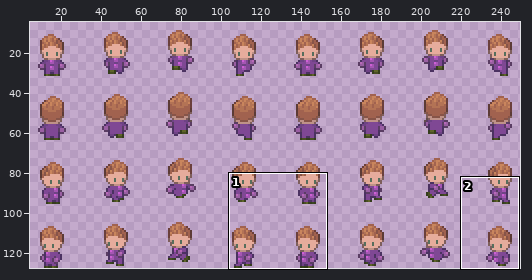
Sprite sheet: frontend/public/assets/walk/walk_purple.png. The picture above shows the old version from afar; the outline marks the close-up.
Close-up. Earlier state:
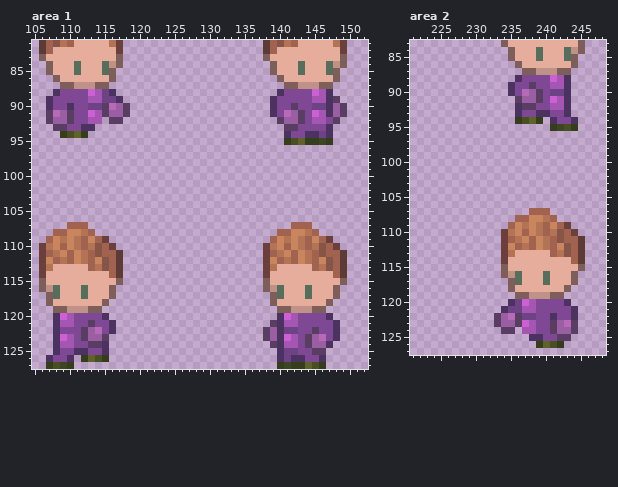
The file is 256x128 pixels. Shown: area 1: x 105..152, y 81..127; area 2: x 221..248, y 83..127. The wide view leaves out empty margins. The commit also changed other parts of the picture, which this record leaves out.
Once edited:
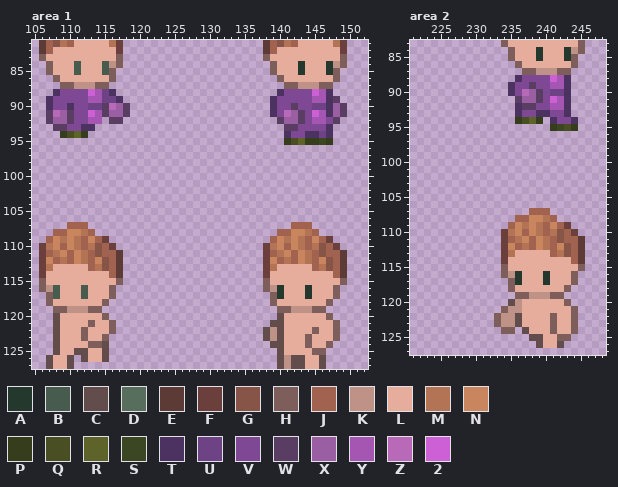
Palette (. is transparent): A #24382d  B #475c4e  C #634d4c  D #576e5c  E #5c3b36  F #6b403c  G #875448  H #7d5e5b  J #a1624f  K #bf9288  L #e6ac9c  M #b37355  N #c9855d  P #353d1c  Q #494f23  R #5e6429  S #3a4722  T #4b3261  U #6e4385  V #7f4894  W #5a3d63  X #9a5fa3  Y #a556b3  Z #b869b8  2 #ce60d6
The exact change:
{"where": "area 1"}
{"y":84,"x":111,"old":"D","new":"B"}
{"y":84,"x":115,"old":"D","new":"B"}
{"y":84,"x":143,"old":"D","new":"A"}
{"y":84,"x":147,"old":"D","new":"A"}
{"y":85,"x":111,"old":"D","new":"B"}
{"y":85,"x":115,"old":"D","new":"B"}
{"y":85,"x":143,"old":"D","new":"A"}
{"y":85,"x":147,"old":"D","new":"A"}
{"y":116,"x":108,"old":"D","new":"B"}
{"y":116,"x":112,"old":"D","new":"B"}
{"y":116,"x":140,"old":"D","new":"A"}
{"y":116,"x":144,"old":"D","new":"A"}
{"y":117,"x":108,"old":"D","new":"B"}
{"y":117,"x":112,"old":"D","new":"B"}
{"y":117,"x":140,"old":"D","new":"A"}
{"y":117,"x":144,"old":"D","new":"A"}
{"y":120,"x":108,"old":"T2YVVVVT","new":"CLLLLLLH"}
{"y":120,"x":140,"old":"T2YVVVVT","new":"CLLLLLLH"}
{"y":121,"x":108,"old":"TYYVVWVVT","new":"CLLLLHLLH"}
{"y":121,"x":139,"old":"WTYYVVVVVT","new":"CCLLLLLLLH"}
{"y":122,"x":108,"old":"TVVVWXZVT","new":"CLLLHLLLH"}
{"y":122,"x":138,"old":"WXTUUVVWVVT","new":"CKCLLLLHLLH"}
{"y":123,"x":108,"old":"T2YVWXXW","new":"CLLLHLLH"}
{"y":123,"x":138,"old":"WXT2YVWXZVT","new":"CKCLLLHLLLH"}
{"y":124,"x":108,"old":"TYYVVWWT","new":"CLLLLHHC"}
{"y":124,"x":139,"old":"WTYYVWXXT","new":"CCLLLHLLH"}
{"y":125,"x":108,"old":"TVVTTVVT","new":"CLLCCLLC"}
{"y":125,"x":140,"old":"TUUVVWW","new":"CLLLLHH"}
{"y":126,"x":107,"old":"TVVT","new":"CLLC"}
{"y":126,"x":112,"old":"PRQP","new":"CLLC"}
{"y":126,"x":140,"old":"TUTTVVT","new":"CKCCLLC"}
{"y":127,"x":107,"old":"PQSP","new":"CLLC"}
{"y":127,"x":140,"old":"PSPPRQP","new":"CKCCLLC"}
{"where": "area 2"}
{"y":84,"x":239,"old":"D","new":"A"}
{"y":84,"x":243,"old":"D","new":"A"}
{"y":85,"x":239,"old":"D","new":"A"}
{"y":85,"x":243,"old":"D","new":"A"}
{"y":116,"x":236,"old":"D","new":"A"}
{"y":116,"x":240,"old":"D","new":"A"}
{"y":117,"x":236,"old":"D","new":"A"}
{"y":117,"x":240,"old":"D","new":"A"}
{"y":120,"x":235,"old":"TU2YVVVVT","new":"CKLLLLLLH"}
{"y":121,"x":234,"old":"TUUYYVVVVVT","new":"HKKLLLLLLLH"}
{"y":122,"x":233,"old":"WXZWUUVVTVVT","new":"HKKCLLLLHLLH"}
{"y":123,"x":233,"old":"WXXW2YVVWXZW","new":"HKKCLLLLHLLH"}
{"y":124,"x":234,"old":"WW","new":"HH"}
{"y":124,"x":237,"old":"YYVVWXXW","new":"CLLLHLLH"}
{"y":125,"x":238,"old":"TTVVWW","new":"CCLLHH"}
{"y":126,"x":239,"old":"PRQP","new":"CLLC"}
{"label":"changed","picture_box":[74,61,109,75]}
{"label":"changed","picture_box":[298,61,305,75]}
{"label":"changed","picture_box":[326,61,333,75]}
{"label":"changed","picture_box":[46,285,116,369]}
{"label":"changed","picture_box":[263,285,340,369]}
{"label":"changed","picture_box":[536,47,571,61]}
{"label":"changed","picture_box":[494,271,578,348]}
